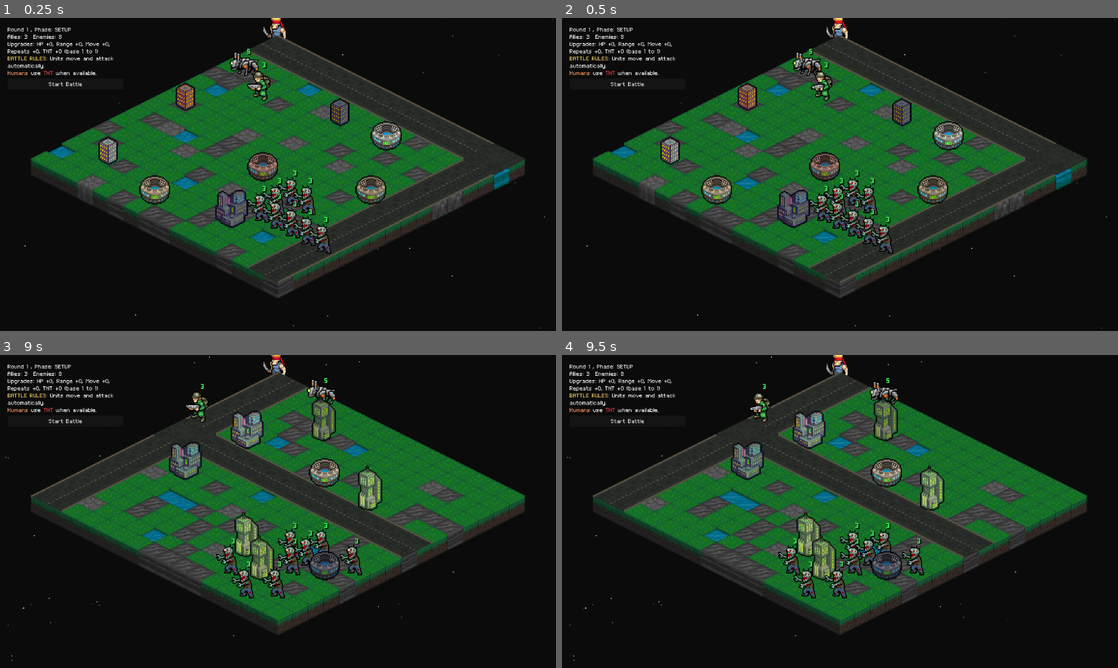
Above: before the commit, frames 1-4 (two rows, left to right).
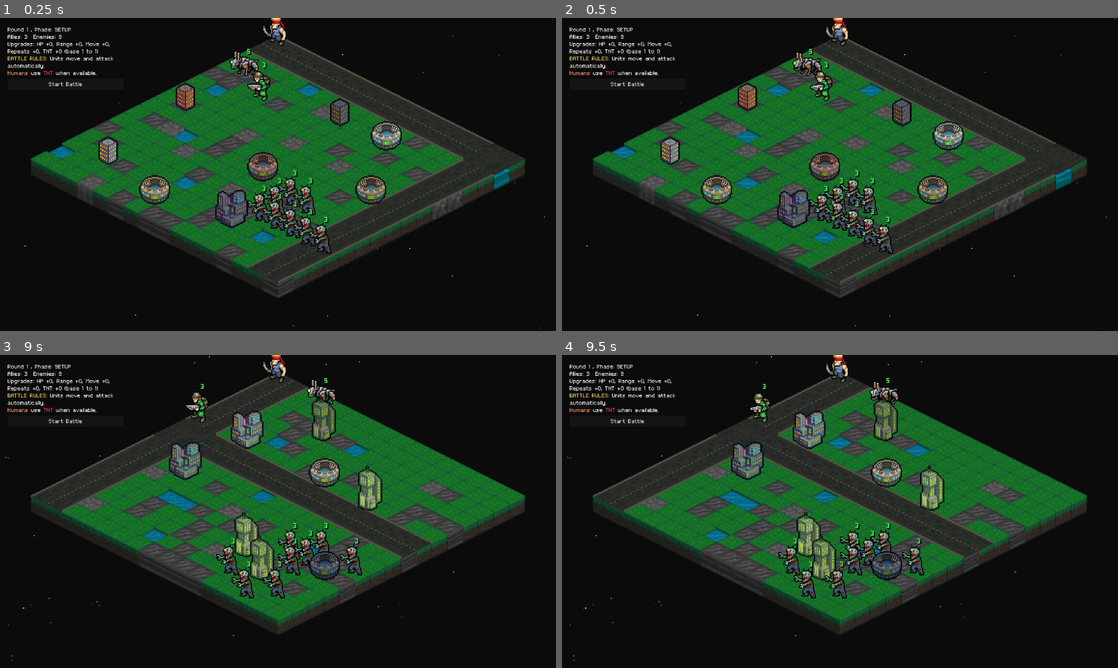
Above: after the commit, the same moments.

Repository: Tekknobot/MEKIII
Game: Godot game, scene res://scenes/Game.tscn
Same seed, same stepped clock (60 frames per second), same inputs: the game is played once before the commit and once after it.
Inputs (mouse positions are in pixels of both pictures, inside the frame that each line leads up to):
- Up to frame 1 (0.25 s): no input
- Up to frame 2 (0.5 s): no input
- Up to frame 3 (9 s): click "Start Battle" at 0.5 s; tap Enter at 1.25 s; move the mouse to (400, 495) at 1.27 s; tap R at 1.35, 2.85, 4.35, 5.1, 5.85, 6.6, 7.35, 8.1, 8.85 s; click "Start Battle" at 2 s; move the mouse to (166, 527) at 2.77 s; click "Start Battle" at 3.5 s; move the mouse to (333, 442) at 4.27 s; move the mouse to (250, 574) at 5.02 s; move the mouse to (444, 558) at 5.77 s; move the mouse to (111, 464) at 6.52 s; tap Space at 7.25 s; move the mouse to (305, 511) at 7.27 s; move the mouse to (194, 433) at 8.02 s; move the mouse to (400, 495) at 8.77 s
- Up to frame 4 (9.5 s): no input

The runs differ from the first frame. In frame 1, 0.7% of the frame differs, in the area x 41-59%, y 1-72%; in frame 2, 0.1%; in frame 3, less than 0.1%; in frame 4, less than 0.1%.

Commit message:
Bake roads only.

Diff:
--- a/scenes/Game.tscn
+++ b/scenes/Game.tscn
@@ -259,7 +259,6 @@
 tnt_projectile_scene = ExtResource("5_attvq")
 tnt_explosion_scene = ExtResource("6_bneo8")
 tnt_damage = 1
-bake_map_visuals = false
 turn_manager = NodePath("TurnManager")
 sfx_human_attack = ExtResource("7_jbgew")
 sfx_zombie_attack = ExtResource("9_cxum0")
--- a/scripts/game.gd
+++ b/scripts/game.gd
@@ -273,6 +273,14 @@
 	Color("#9C89B8"), # lilac
 	Color("#F4F1DE"), # off-white
 ]
+
+var roads_baked_sprite: Sprite2D = null
+
+# --- Destructible structures support ---
+var structures := []                       # Array[Node2D]
+var structure_by_cell := {}                # Dictionary[Vector2i, Node2D]
+var structure_hp := {}                     # Dictionary[Node2D, int]
+@export var building_max_hp := 2
 
 func _pick_structure_tint() -> Color:
 	if structure_tint_palette == null or structure_tint_palette.is_empty():
@@ -537,7 +545,8 @@
 	_sync_roads_transform()
 
 	if bake_map_visuals:
-		await bake_map_to_sprite()
+		#await bake_map_to_sprite()
+		await bake_roads_to_sprite()
 
 	spawn_structures()
 	spawn_units()
@@ -810,7 +819,8 @@
 		if roads_dl: roads_dl.visible = true
 		if roads_dr: roads_dr.visible = true
 		if roads_x:  roads_x.visible = true
-		await bake_map_to_sprite()
+		#await bake_map_to_sprite()
+		await bake_roads_to_sprite()
 
 	spawn_structures()
 	# Respawn units on new map
@@ -2477,7 +2487,8 @@
 	if boom != null:
 		add_child(boom)
 		boom.global_position = to_pos
-		boom.z_index = 999999
+		boom.z_as_relative = false
+		boom.z_index = 10000
 		play_sfx_poly(sfx_explosion, to_pos, -2.0, 0.9, 1.1)
 
 	# Damage units in splash radius (grid distance)
@@ -2969,7 +2980,7 @@
 			b2.z_as_relative = false
 			b2.z_index = Z_STRUCTURES + _depth_key_for_footprint(origin, size)
 
-		_mark_structure_blocked(origin, size)
+		_mark_structure_blocked(origin, size, b2)
 		placed += 1
 
 func _pick_building_scene() -> PackedScene:
@@ -3062,10 +3073,12 @@
 				return true
 	return false
 
-func _mark_structure_blocked(origin: Vector2i, size: Vector2i) -> void:
+func _mark_structure_blocked(origin: Vector2i, size: Vector2i, b2: Node2D) -> void:
 	for dx in range(size.x):
 		for dy in range(size.y):
-			structure_blocked[origin + Vector2i(dx, dy)] = true
+			var c := origin + Vector2i(dx, dy)
+			structure_blocked[c] = true
+			structure_by_cell[c] = b2
 
 
 func _depth_key(cell: Vector2i) -> int:
@@ -3076,3 +3089,164 @@
 	# Use the bottom-right "feet" cell of the footprint for stable sorting.
 	var bottom := origin + Vector2i(size.x - 1, size.y - 1)
 	return _depth_key(bottom)
+
+
+func _tilemap_used_bounds_in_terrain_local(tm: TileMap) -> Rect2:
+	# Returns bounds of tm's used cells, expressed in TERRAIN LOCAL pixel space.
+	if tm == null:
+		return Rect2(Vector2.ZERO, Vector2.ZERO)
+
+	var used: Rect2i = tm.get_used_rect()
+	if used.size == Vector2i.ZERO:
+		return Rect2(Vector2.ZERO, Vector2.ZERO)
+
+	# 4 corners in the TileMap's local pixel space
+	var p0 := tm.map_to_local(used.position)
+	var p1 := tm.map_to_local(used.position + Vector2i(used.size.x, 0))
+	var p2 := tm.map_to_local(used.position + Vector2i(0, used.size.y))
+	var p3 := tm.map_to_local(used.position + used.size)
+
+	# Convert each to TERRAIN local space (via global)
+	var g0 := terrain.to_local(tm.to_global(p0))
+	var g1 := terrain.to_local(tm.to_global(p1))
+	var g2 := terrain.to_local(tm.to_global(p2))
+	var g3 := terrain.to_local(tm.to_global(p3))
+
+	var minx = min(g0.x, g1.x, g2.x, g3.x)
+	var maxx = max(g0.x, g1.x, g2.x, g3.x)
+	var miny = min(g0.y, g1.y, g2.y, g3.y)
+	var maxy = max(g0.y, g1.y, g2.y, g3.y)
+
+	return Rect2(Vector2(minx, miny), Vector2(maxx - minx, maxy - miny))
+
+func bake_roads_to_sprite() -> void:
+	if terrain == null or not is_instance_valid(terrain):
+		return
+
+	# ensure nodes exist
+	if bake_vp == null:
+		bake_vp = SubViewport.new()
+		bake_vp.name = "RoadBakeViewport"
+		add_child(bake_vp)
+
+	if bake_root == null:
+		bake_root = Node2D.new()
+		bake_root.name = "RoadBakeRoot"
+		bake_vp.add_child(bake_root)
+
+	if roads_baked_sprite == null:
+		roads_baked_sprite = Sprite2D.new()
+		roads_baked_sprite.name = "RoadsBakedSprite"
+		add_child(roads_baked_sprite)
+
+	# Clear previous bake children
+	for ch in bake_root.get_children():
+		ch.queue_free()
+
+	# Compute bounds in TERRAIN local space for the THREE road maps
+	var bounds := Rect2(Vector2.ZERO, Vector2.ZERO)
+	var first := true
+	for rmap in [roads_dl, roads_dr, roads_x]:
+		if rmap == null or not is_instance_valid(rmap):
+			continue
+		var b := _tilemap_used_bounds_in_terrain_local(rmap)
+		if b.size == Vector2.ZERO:
+			continue
+		bounds = b if first else _union_rect(bounds, b)
+		first = false
+
+	if first:
+		return # nothing to bake
+
+	# Padding to avoid clipping
+	var pad := Vector2(128, 128)
+	bounds.position -= pad
+	bounds.size += pad * 2.0
+
+	var vp_size := Vector2i(ceil(bounds.size.x), ceil(bounds.size.y))
+	vp_size.x = max(vp_size.x, 4)
+	vp_size.y = max(vp_size.y, 4)
+
+	bake_vp.size = vp_size
+	bake_vp.transparent_bg = true
+	bake_vp.disable_3d = true
+	bake_vp.render_target_update_mode = SubViewport.UPDATE_ONCE
+
+	# Shift bake_root so bounds.position maps to (0,0) in viewport
+	bake_root.position = -bounds.position
+
+	# Duplicate ONLY roads into viewport
+	for rmap in [roads_dl, roads_dr, roads_x]:
+		if rmap == null or not is_instance_valid(rmap):
+			continue
+		var copy := rmap.duplicate(Node.DUPLICATE_USE_INSTANTIATION) as TileMap
+		bake_root.add_child(copy)
+		copy.position = rmap.position
+		copy.rotation = rmap.rotation
+		copy.scale = rmap.scale
+
+	# Render
+	await get_tree().process_frame
+	await get_tree().process_frame
+
+	# Assign baked texture
+	roads_baked_sprite.texture = bake_vp.get_texture()
+	roads_baked_sprite.centered = false
+	roads_baked_sprite.z_as_relative = false
+	roads_baked_sprite.z_index = 0  # same as your road z, but now it's a sprite
+
+	# Place sprite so it matches world position of bounds.position (terrain local -> world)
+	roads_baked_sprite.global_position = terrain.to_global(bounds.position)
+
+	# Hide the live road tilemaps (terrain stays visible)
+	if roads_dl: roads_dl.visible = false
+	if roads_dr: roads_dr.visible = false
+	if roads_x:  roads_x.visible = false
+
+func _splash_cells(center: Vector2i, r: int) -> Array[Vector2i]:
+	var out: Array[Vector2i] = []
+	for dx in range(-r, r + 1):
+		for dy in range(-r, r + 1):
+			var c := center + Vector2i(dx, dy)
+			if grid.in_bounds(c) and abs(dx) + abs(dy) <= r:
+				out.append(c)
+	return out
+
+func _damage_structure(b: Node2D, dmg: int, hit_world_pos: Vector2) -> void:
+	if b == null or not is_instance_valid(b):
+		return
+	if not structure_hp.has(b):
+		return
+
+	structure_hp[b] = int(structure_hp[b]) - int(dmg)
+
+	# quick feedback
+	var t := create_tween()
+	t.tween_property(b, "modulate", Color(2, 2, 2, 1), 0.05)
+	t.tween_property(b, "modulate", Color(1, 1, 1, 1), 0.10)
+
+	if int(structure_hp[b]) > 0:
+		return
+
+	# "explode"
+	if tnt_explosion_scene != null:
+		var boom := tnt_explosion_scene.instantiate() as Node2D
+		if boom != null:
+			add_child(boom)
+			boom.global_position = hit_world_pos
+			boom.z_as_relative = false
+			boom.z_index = int(hit_world_pos.y) + 999
+			if sfx_explosion != null:
+				play_sfx_poly(sfx_explosion, hit_world_pos, -2.0, 0.9, 1.1)
+
+	# free + un-block its cells
+	for c in structure_by_cell.keys():
+		if structure_by_cell[c] == b:
+			structure_by_cell.erase(c)
+			structure_blocked.erase(c)
+
+	structure_hp.erase(b)
+	if structures.has(b):
+		structures.erase(b)
+
+	b.queue_free()
